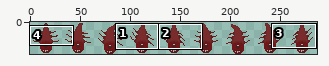
One commit to this sprite sheet: core/assets/enemies/mutant-bloodworm-sheet.png. Above, an overview of the earlier version with the close-up marked.
Close-up. Before the edit:
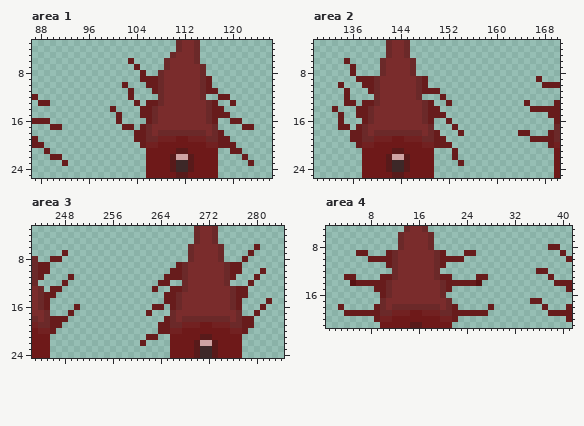
The file is 288x32 pixels. Colours within 5 levels of each other are drawn and written as one. Shown: area 1: x 87..126, y 3..25; area 2: x 130..170, y 3..25; area 3: x 243..284, y 3..24; area 4: x 1..41, y 5..21. The wide view leaves out empty margins. The commit also changed other parts of the picture, which this record leaves out.
The result:
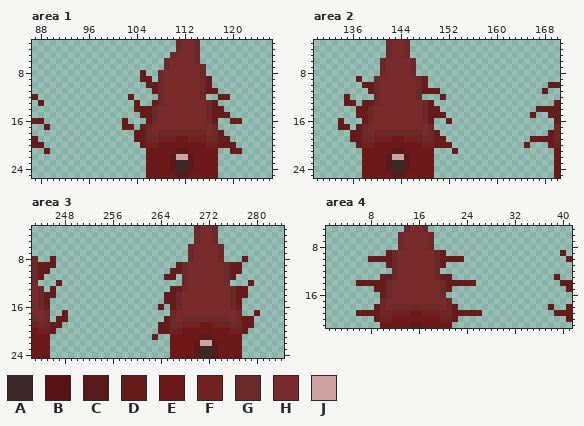
Palette (. is transparent): A #3d2828  B #581212  C #581a1a  D #671c1c  E #6e1919  F #722121  G #6b2929  H #7a2c2c  J #cea3a3
Changes in this commit:
Area 1:
Colour D is added in row 14 at x 104; in row 16 at x 102; in row 17 at x 89.
Colour D is removed in row 6 at x 103; in row 7 at x 104; in row 9 at x 107; in row 10 at x 102; in row 11 at x 103; in row 13 at x 89, 106 and 120.
Colour D is removed in row 14 at x 100; in row 15 at x 101; in row 16 at x 89 and 101; in row 17 at x 90 to 91 and 122 to 123; in row 22 at x 90 to 91 and 122; in row 23 at x 92 and 123.
Area 2:
Colour D is added in row 11 at x 168; in row 15 at x 166; in row 20 at x 165.
Colour D is removed in row 6 at x 135; in rows 7 to 8 at x 136; in row 9 at x 138 to 139 and 167; in row 10 at x 134 and 168; in row 11 at x 135; in row 13 at x 152 and 165.
Colour D is removed in row 14 at x 133 and 166; in row 15 at x 134; in row 17 at x 153; in row 18 at x 154 and 164 to 165; in row 22 at x 153; in row 23 at x 154.
Area 3:
Colour D is added in row 9 at x 246; in row 12 at x 247; in row 17 at x 248.
Colour D is removed in row 6 at x 280; in row 7 at x 248 and 279; in row 8 at x 247; in row 10 at x 281; in row 11 at x 249, 267 and 280; in row 12 at x 248 and 264 to 265.
Colour D is removed in row 13 at x 247 and 263; in row 15 at x 282; in row 16 at x 250, 263 and 281; in row 17 at x 249 and 262; in row 18 at x 246; in row 21 at x 262.
Colour D is removed in row 22 at x 261.
Area 4:
Colour D is added in row 13 at x 39; in row 18 at x 38.
Colour B is removed in row 14 at x 5 and 26.
Colour D is removed in row 8 at x 38 to 39; in row 9 at x 6 to 7 and 24 to 25; in row 12 at x 36 to 37; in row 13 at x 4 to 5, 26 to 27 and 38; in row 14 at x 39; in row 17 at x 35 to 36.
Colour D is removed in row 18 at x 3, 28 and 37; in row 19 at x 4 to 5, 27 and 38.
